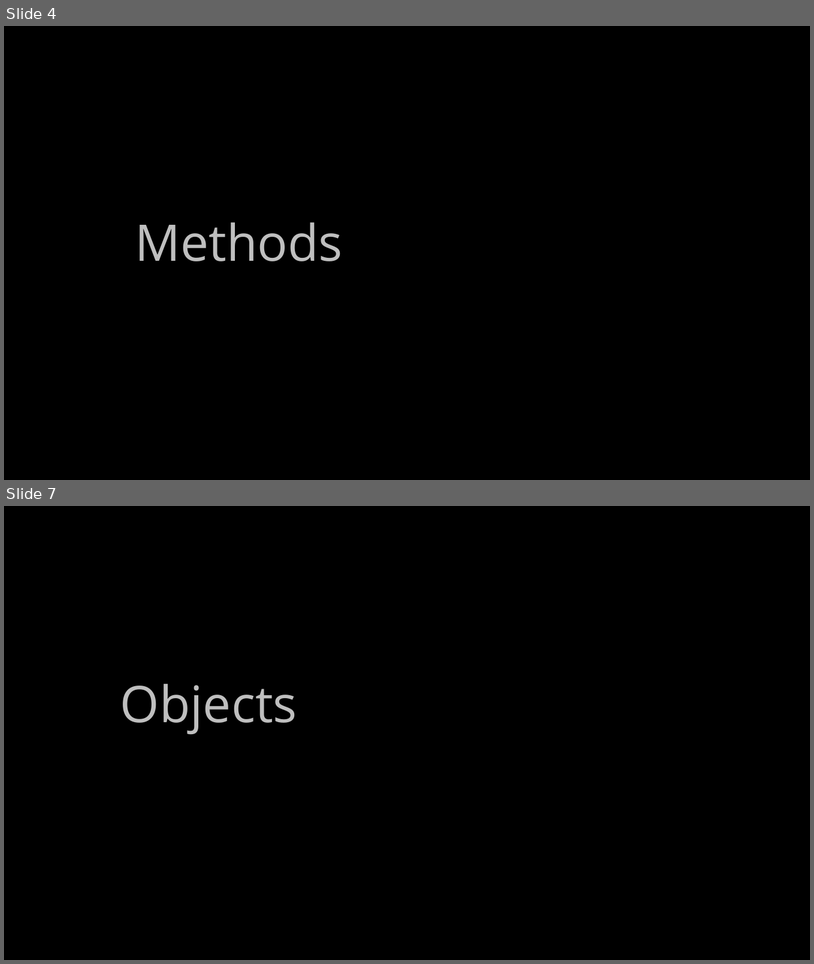
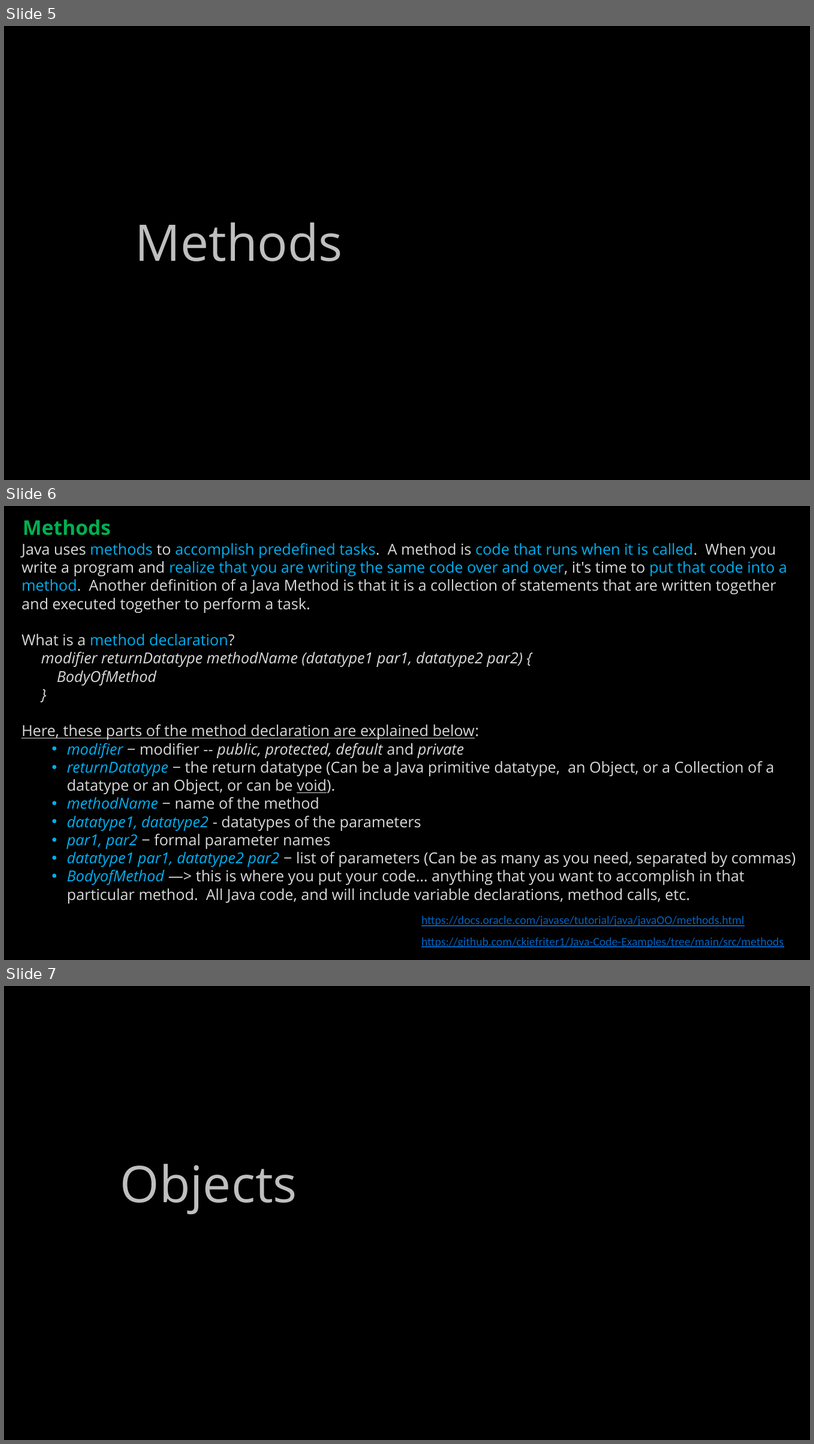
Before and after one commit to ckiefriter1/PT-BESD, a slide deck: Week3/BESD Week 3.pptx. Shown one above the other, each under a label of ours: slides 4 and 7 before the commit, slides 5, 6 and 7 after it; the slides between them are not shown. The pictures are 814x964 and 814x1444 pixels, drawn with LibreOffice and Linux fonts; fonts in the diff are those of the drawing. Boxes give left, top, right and bottom in pixels: in the first picture for what was removed or moved away, otherwise in the second. Text is boxed around its words. In the diff, an @@ line names an element or a change of style, - is before the commit and + after.

```diff
--- a/Week3/BESD Week 3.pptx
+++ b/Week3/BESD Week 3.pptx
@@ slide 6 added at (x1=4, y1=506, x2=810, y2=960), background #000000 @@
@@ text added at (x1=23, y1=519, x2=111, y2=535), 24 pt, text #00B050, bold @@
+Methods
@@ text added at (x1=21, y1=543, x2=797, y2=903), 18 pt, text #D9D9D9 @@
+Java uses methods to accomplish predefined tasks. A method is code that runs when it is called. When you write a program and realize that you are writing the same code over and over, it's time to put that code into a method. Another definition of a Java Method is that it is a collection of statements that are written together and executed together to perform a task.
+What is a method declaration?
+modifier returnDatatype methodName (datatype1 par1, datatype2 par2) {
+BodyOfMethod
+}
+Here, these parts of the method declaration are explained below:
+  • modifier − modifier -- public, protected, default and private
+  • returnDatatype − the return datatype (Can be a Java primitive datatype, an Object, or a Collection of a datatype or an Object, or can be void).
+  • methodName − name of the method
+  • datatype1, datatype2 - datatypes of the parameters
+  • par1, par2 − formal parameter names
+  • datatype1 par1, datatype2 par2 − list of parameters (Can be as many as you need, separated by commas)
+  • BodyofMethod —> this is where you put your code… anything that you want to accomplish in that particular method. All Java code, and will include variable declarations, method calls, etc.
@@ text added at (x1=422, y1=915, x2=744, y2=926), 14 pt, text #0563C1, underline @@
+https://docs.oracle.com/javase/tutorial/java/javaOO/methods.html
@@ text added at (x1=422, y1=937, x2=784, y2=948), 14 pt, text #0563C1, underline @@
+https://github.com/ckiefriter1/Java-Code-Examples/tree/main/src/methods
@@ what was slide 4 is now slide 5 @@
```
Also in this commit, not shown: 2 slides changed, 6 other slides added, 7 slides removed, 1 other file.
